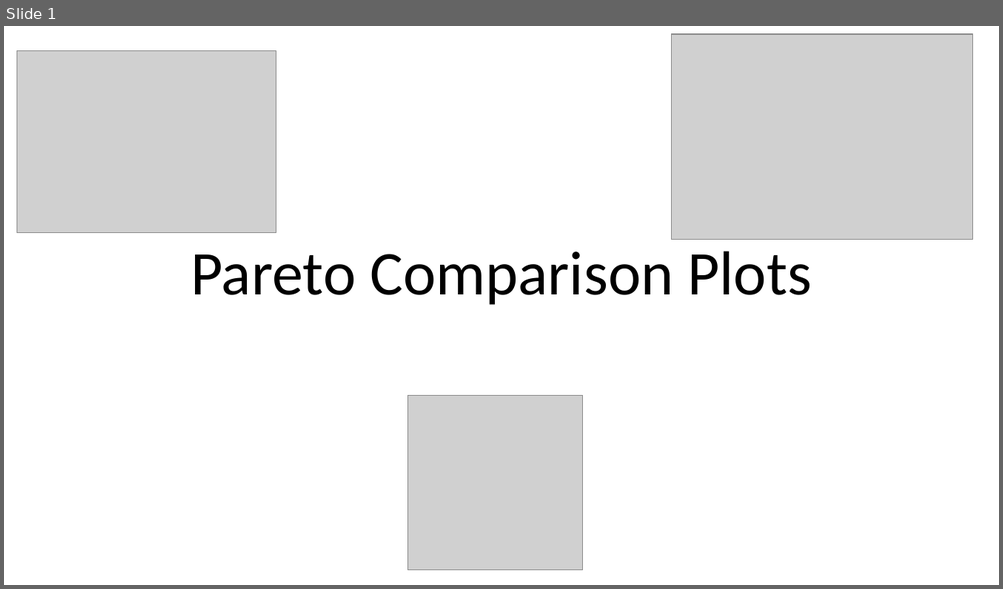
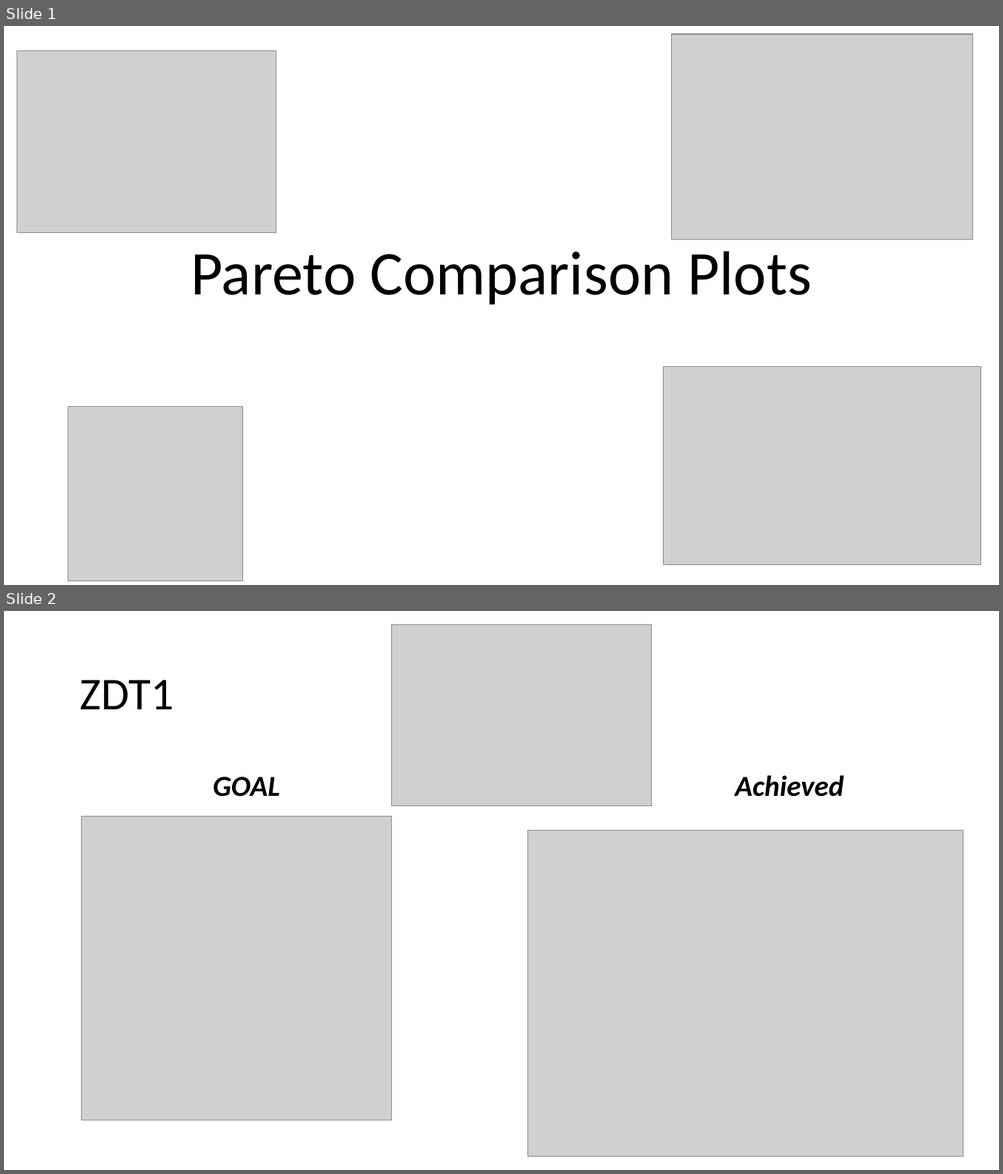
Before and after one commit to matthewmjw22/ENME625, a slide deck: Pareto Comparisons.pptx. Shown one above the other, each under a label of ours: slide 1 before the commit, slides 1 and 2 after it. The pictures are 1003x589 and 1003x1174 pixels, drawn with LibreOffice and Linux fonts; fonts in the diff are those of the drawing; grey boxes stand for pictures. Boxes give left, top, right and bottom in pixels: in the first picture for what was removed or moved away, otherwise in the second. Text is boxed around its words. In the diff, an @@ line names an element or a change of style, - is before the commit and + after.

```diff
--- a/Pareto Comparisons.pptx
+++ b/Pareto Comparisons.pptx
@@ slide 2 added at box(4, 611, 999, 1170), background #FFFFFF @@
@@ picture added at box(392, 624, 651, 806) @@
@@ title added at box(79, 680, 173, 709), 44 pt, text #000000 @@
+ZDT1
@@ text added at box(213, 777, 280, 797), 28 pt, text #000000, bold, italic @@
+GOAL
@@ text added at box(734, 775, 843, 797), 28 pt, text #000000, bold, italic @@
+Achieved
@@ picture added at box(82, 816, 392, 1121) @@
@@ picture added at box(528, 830, 963, 1157) @@
@@ slide 1 changed as well @@
@@ picture added at box(663, 367, 981, 565) @@
@@ picture: place and size @@
-picture at box(407, 396, 582, 571)
+picture at box(68, 406, 243, 581)
```
Also in this commit, not shown: 5 other slides changed, 2 slides removed, 6 other files.
